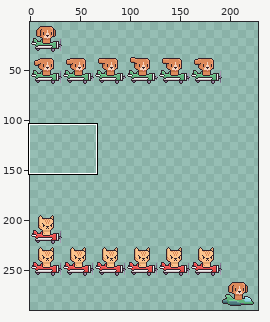
File history of a sprite sheet, Game/res/spritesheet.png. Above, an overview of the earlier version with the close-up marked.
Close-up. Before:
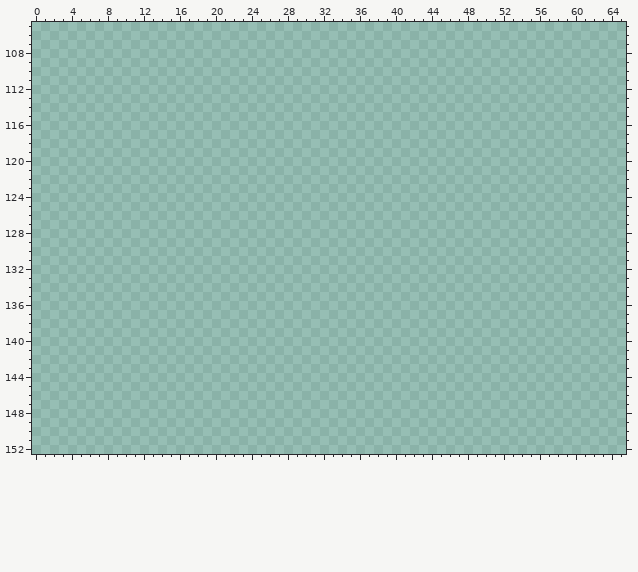
The file is 320x320 pixels. Colours within 5 levels of each other are drawn and written as one. Shown: x 0..65, y 105..152. The wide view leaves out empty margins. The commit also changed other parts of the picture, which this record leaves out.
Once edited:
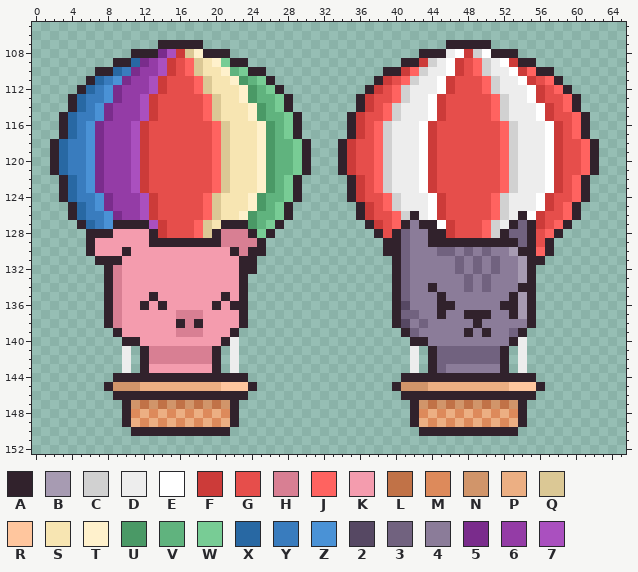
Palette (. is transparent): A #31222c  B #a79bb2  C #d1d1d1  D #ededed  E #ffffff  F #cc3b39  G #e64e4b  H #d87f93  J #ff6360  K #f49cae  L #c17247  M #dd8a5b  N #d1956a  P #ecaf83  Q #dbc895  R #ffc69e  S #f7e5b2  T #fff1cc  U #4a9966  V #60b37e  W #78cc95  X #2868a3  Y #397cbe  Z #4a92d6  2 #564863  3 #71627f  4 #8b7c99  5 #7a2c8c  6 #943ca6  7 #aa50bf
Diff:
@@ x 0..65 @@
 106 ..................................................................
-107 ..................................................................
-108 ..................................................................
-109 ..................................................................
-110 ..................................................................
-111 ..................................................................
-112 ..................................................................
-113 ..................................................................
-114 ..................................................................
-115 ..................................................................
-116 ..................................................................
-117 ..................................................................
-118 ..................................................................
-119 ..................................................................
-120 ..................................................................
-121 ..................................................................
-122 ..................................................................
-123 ..................................................................
-124 ..................................................................
-125 ..................................................................
-126 ..................................................................
-127 ..................................................................
-128 ..................................................................
-129 ..................................................................
-130 ..................................................................
-131 ..................................................................
-132 ..................................................................
-133 ..................................................................
-134 ..................................................................
-135 ..................................................................
-136 ..................................................................
-137 ..................................................................
-138 ..................................................................
-139 ..................................................................
-140 ..................................................................
-141 ..................................................................
-142 ..................................................................
-143 ..................................................................
-144 ..................................................................
-145 ..................................................................
-146 ..................................................................
-147 ..................................................................
-148 ..................................................................
-149 ..................................................................
-150 ..................................................................
+107 ..............AAAAA...........................AAAAA...............
+108 ...........AAA57FQTAAA.....................AAADEFCEAAA............
+109 .........AAX567FGJQSTWAA.................AAFCDEFGJCDEFAA..........
+110 .......AAXY5667FGJQSSTVWAA.............AAFJCDDEFGJCDDEFJAA........
+111 ......AXYZ5667FGGGJQSSTUVWA...........AFGJCDDEFGGGJCDDEFGJA.......
+112 .....AXYZ56667FGGGJQSSSTUVWA.........AFGJCDDDEFGGGJCDDDEFGJA......
+113 ....AXYYZ5667FGGGGGJQSSTUVVWA.......AFGGJCDDEFGGGGGJCDDEFGGJA.....
+114 ....AXYZ56667FGGGGGJQSSSTUVWA.......AFGJCDDDEFGGGGGJCDDDEFGJA.....
+115 ...AXYYZ56667FGGGGGJQSSSTUVVWA.....AFGGJCDDDEFGGGGGJCDDDEFGGJA....
+116 ...AXYZ56667FGGGGGGGJQSSSTUVWA.....AFGJCDDDEFGGGGGGGJCDDDEFGJA....
+117 ...AXYZ56667FGGGGGGGJQSSSTUVWA.....AFGJCDDDEFGGGGGGGJCDDDEFGJA....
+118 ..AXYYZ56667FGGGGGGGJQSSSTUVVWA...AFGGJCDDDEFGGGGGGGJCDDDEFGGJA...
+119 ..AXYYZ56667FGGGGGGGJQSSSTUVVWA...AFGGJCDDDEFGGGGGGGJCDDDEFGGJA...
+120 ..AXYYZ56667FGGGGGGGJQSSSTUVVWA...AFGGJCDDDEFGGGGGGGJCDDDEFGGJA...
+121 ..AXYYZ56667FGGGGGGGJQSSSTUVVWA...AFGGJCDDDEFGGGGGGGJCDDDEFGGJA...
+122 ...AXYZ56667FGGGGGGGJQSSSTUVWA.....AFGJCDDDEFGGGGGGGJCDDDEFGJA....
+123 ...AXYZ56667FGGGGGGGJQSSSTUVWA.....AFGJCDDDEFGGGGGGGJCDDDEFGJA....
+124 ...AXYYZ56667FGGGGGJQSSSTUVVWA.....AFGGJCDDDEFGGGGGJCDDDEFGGJA....
+125 ....AXYZ56667FGGGGGJQSSSTUVWA.......AFGJCDDDEFGGGGGJCDDDEFGJA.....
+126 ....AXYYZ5667FGGGGGJQSSTUVVWA.......AFGGJCADEFGGGGGJCDAEFGGJA.....
+127 .....AXYZAAAA7FGGGJQSAAAUVWA.........AFGJA4AAEFGGGJCDA3AFGJA......
+128 ......AAAKKKKAFGGGJQAHHHAWA...........AGA344AAFGGGJCA33AGJA.......
+129 ......AKKKKKKAAAAAAAAHHHHA.............AA344AAAAAAAAAA3AGA........
+130 ......AKKKAKKKKKKKKKKKAHAA.............AA344433434344BAAJA........
+131 .......AAAKKKKKKKKKKKKKAA...............A3444443434344BAA.........
+132 ........AHKKKKKKKKKKKKKAA...............A3444443434344BA..........
+133 ........AHKKKKKKKKKKKKKA................A3444444343444BA..........
+134 ........AHKKKKKKKKKKKKKA................A344A444343444AA..........
+135 ........AHKKKAKKKKKKKAKA................A3444A4444444ABA..........
+136 ........AHKKAKAKKKKKAKAA................A2444AA44444AABA..........
+137 ........AHKKKKKKHHHKKKKA................A3344A44AAA44ABA..........
+138 ........AHKKKKKKAHAKKKKA................A24344444A44444A..........
+139 .........AKKKKKKHHHKKKA..................A344444A4A443A...........
+140 ..........AAKKKKKKKKKAD...................AA444444444AD...........
+141 ..........D.AHHHHHHHA.D...................D.A3333333A.D...........
+142 ..........D.AHHHHHHHA.D...................D.A3333333A.D...........
+143 ..........D.AKKKKKKKA.D...................D.A3444444A.D...........
+144 .........AAAAAAAAAAAAAAA.................AAAAAAAAAAAAAAA..........
+145 ........ANNNPPPPPPPPPRRRA...............ANNNPPPPPPPPPRRRA.........
+146 .........AAAAAAAAAAAAAAA.................AAAAAAAAAAAAAAA..........
+147 ..........ANLNLNLNLNLNA...................ANLNLNLNLNLNA...........
+148 ..........AMPMPMPMPMPMA...................AMPMPMPMPMPMA...........
+149 ..........APMPMPMPMPMPA...................APMPMPMPMPMPA...........
+150 ...........AAAAAAAAAAA.....................AAAAAAAAAAA............
 151 ..................................................................
Boxes around the changes in both close-ups, in picture pixels (x1, y1, x2, y2):
added: (50, 40, 599, 436)
